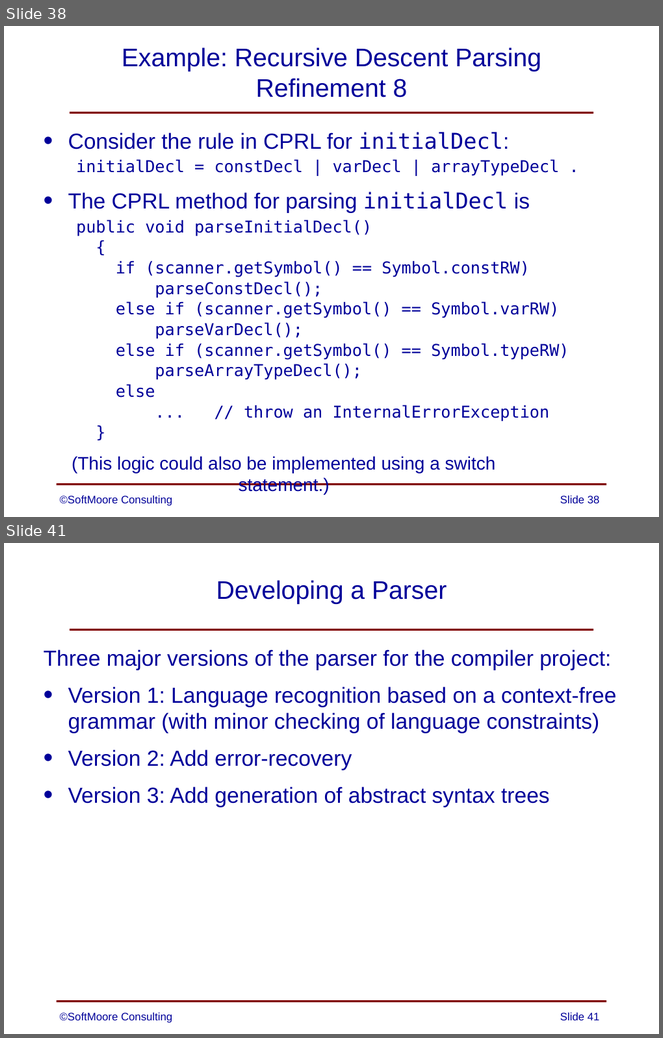
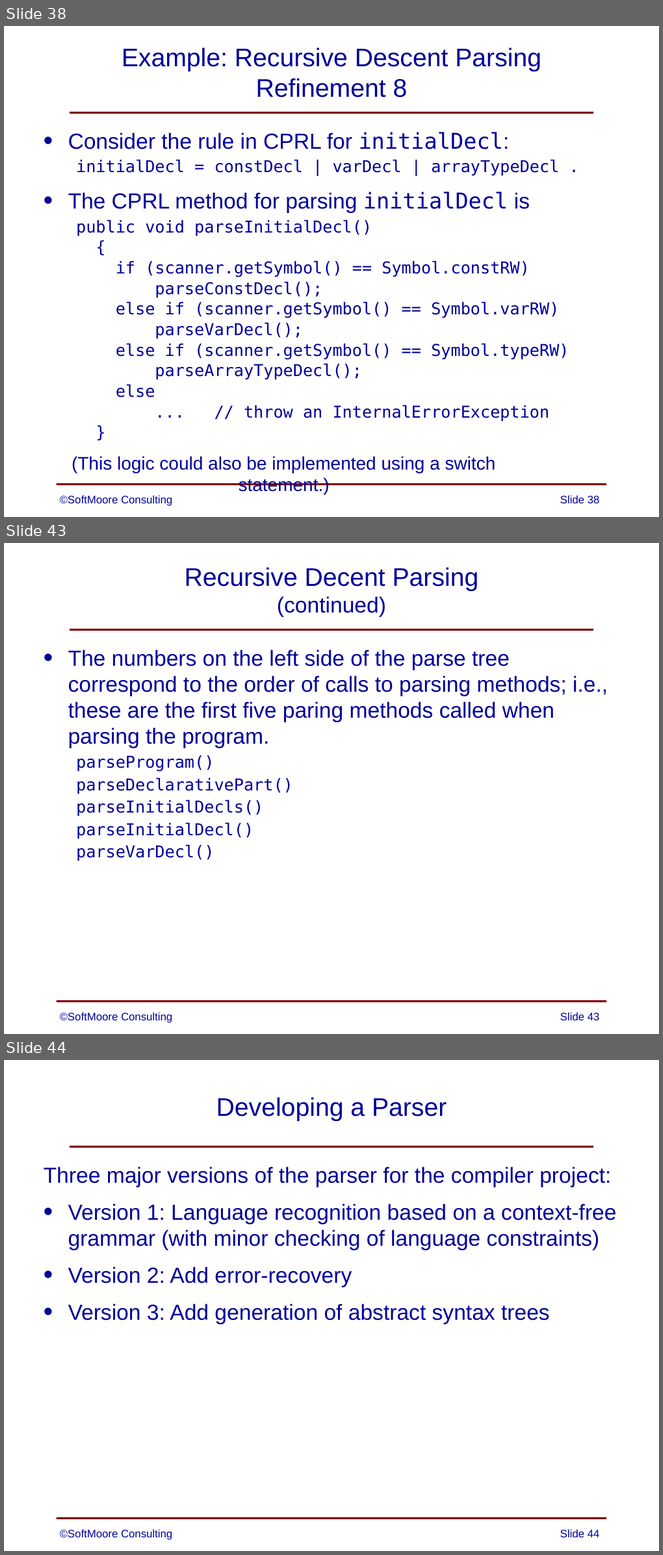
Before and after one commit to SoftMoore/CPRL, a slide deck: PowerPoint Slides/06 - Syntax Analysis.pptx. Shown one above the other, each under a label of ours: slides 38 and 41 before the commit, slides 38, 43 and 44 after it; the slides between them are not shown. The pictures are 663x1038 and 663x1555 pixels, drawn with LibreOffice and Linux fonts; fonts in the diff are those of the drawing. Boxes give left, top, right and bottom in pixels: in the first picture for what was removed or moved away, otherwise in the second. Text is boxed around its words. In the diff, an @@ line names an element or a change of style, - is before the commit and + after.

Commit message:
updated slides to provide better explanation of the phrase "recursive descent"

```diff
--- a/PowerPoint Slides/06 - Syntax Analysis.pptx
+++ b/PowerPoint Slides/06 - Syntax Analysis.pptx
@@ slide 43 added at box(4, 543, 659, 1034), background #FFFFFF; not listed: 2 template elements that a slide beside it also shows @@
@@ title added at box(185, 567, 479, 617), 28 pt, text #000099 @@
+Recursive Decent Parsing
+(continued)
@@ text added at box(68, 650, 608, 861), 24 pt, text #000099 @@
+• The numbers on the left side of the parse tree correspond to the order of calls to parsing methods; i.e., these are the first five paring methods called when parsing the program.
+  parseProgram()
+  parseDeclarativePart()
+  parseInitialDecls()
+  parseInitialDecl()
+  parseVarDecl()
@@ text added at box(60, 1013, 172, 1023), 12 pt, text #000099 @@
+©SoftMoore Consulting
@@ page number added at box(560, 1013, 600, 1021), 12 pt, text #000099 @@
+Slide 43
@@ what was slide 41 is now slide 44 @@
@@ page number at box(560, 1530, 600, 1538): text changed @@
-Slide 41
+Slide 44
```
Also in this commit, not shown: 2 slides changed, 2 other slides added, 1 other file.
